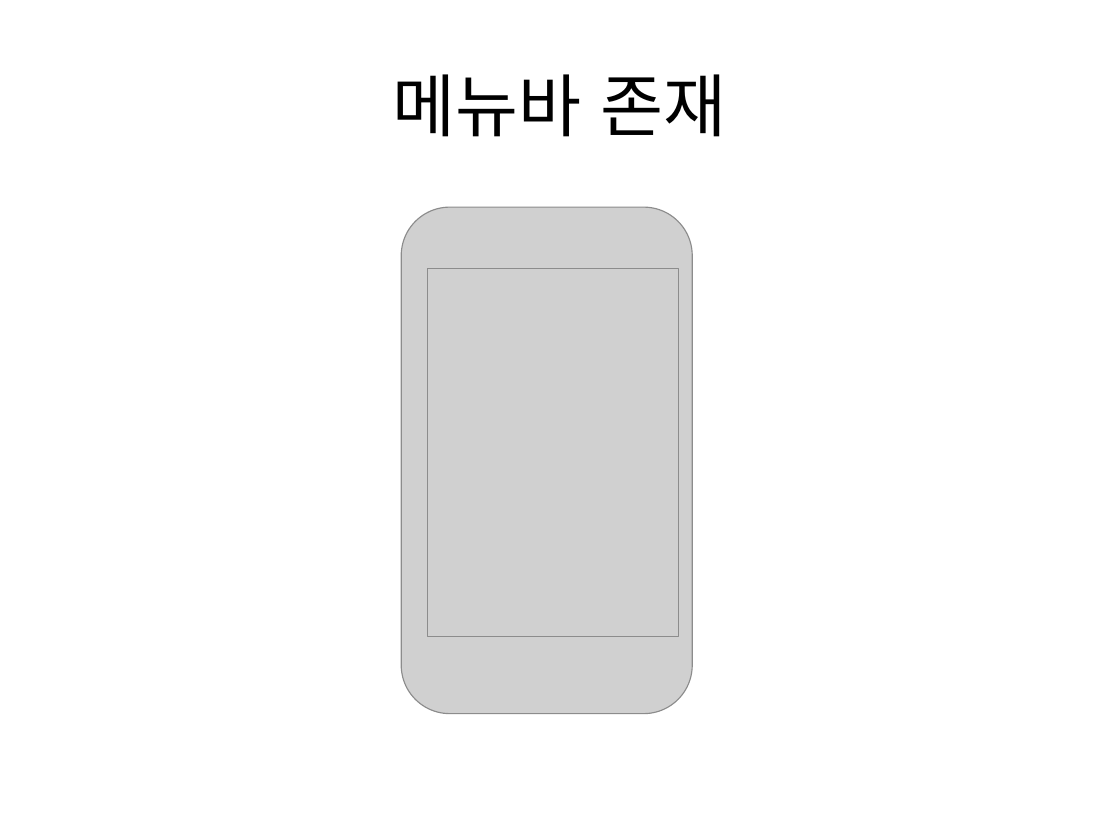
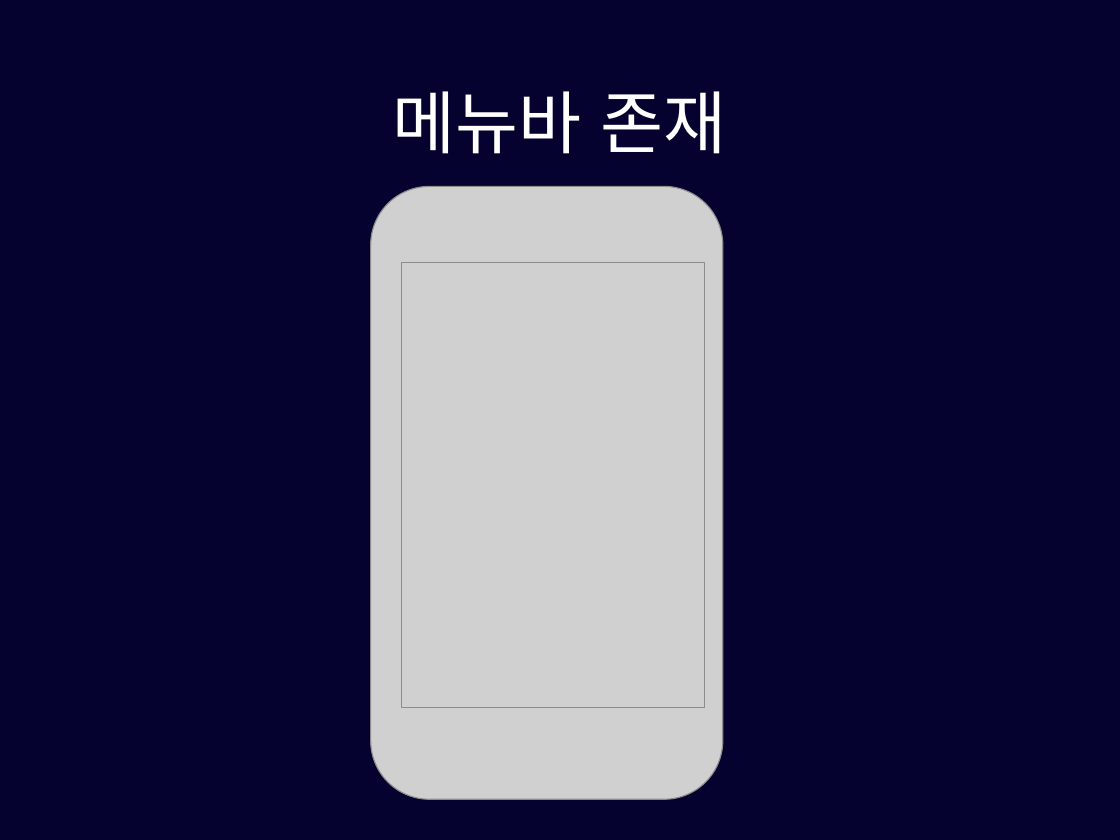
Before and after one commit to pasongsj/ideatone, a slide deck: slide 9 of ideatoneppt.pptx. Drawn at 1120x840 pixels with LibreOffice and Linux fonts; fonts in the diff are those of the drawing; grey boxes stand for pictures. Boxes give left, top, right and bottom in pixels: in the first picture for what was removed or moved away, otherwise in the second. Text is boxed around its words. In the diff, an @@ line names an element or a change of style, - is before the commit and + after.

```diff
--- a/ideatoneppt.pptx
+++ b/ideatoneppt.pptx
@@ background #FFFFFF to #05022F @@
@@ title "메뉴바 존재": place and size @@
-title "메뉴바 존재" at box(393, 74, 727, 137)
+title "메뉴바 존재" at box(393, 91, 727, 154)
@@ title "메뉴바 존재" at box(393, 91, 727, 154): text colour #000000 to #FFFFFF; line spacing 1 to 0.9 @@
@@ picture: place and size @@
-picture at box(401, 207, 692, 713)
+picture at box(371, 186, 722, 799)
@@ picture: place and size @@
-picture at box(428, 269, 679, 637)
+picture at box(401, 262, 704, 708)
```
Also in this commit, not shown: 17 other slides changed, 2 slides added, 3 slides removed, 1 other file.
